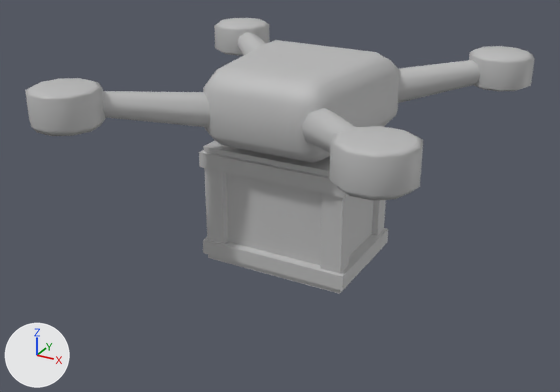
Before and after pictures for a commit that changed the FBX model Assets/RandyAssets/Drone/Drone.fbx.
Rendered twice from a 50 mm camera at (0.821, -1.581, 0.714) aimed at (-0.031, -0.033, -0.06). Lighting does not change. The marker at lower left points along +X, +Y and +Z. Where no turn or scale is listed for an object, it has been applied to the vertices.

Before the edit, the objects in view are built like this:
```python
me_mesh = bpy.data.meshes.new('Mesh')
me_mesh.from_pydata(...)  # 384 vertices, 444 faces; spans x -0.468..0.459, y -0.48..0.458, z -0.226..0.284
me_mesh.materials.append(mat_lambert1)  # grey #bcbcbc
ob_drone = bpy.data.objects.new('Drone', me_mesh)
ob_drone.location = (0.0, 0.0, 0.0)
```
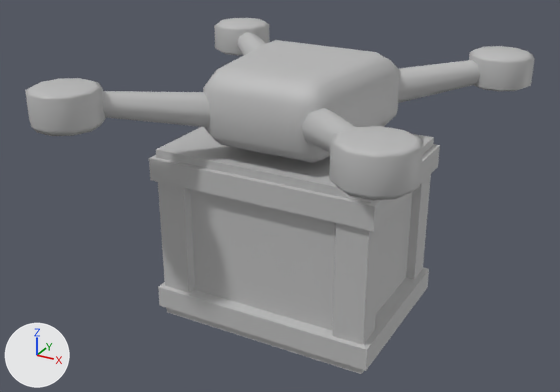
Location of each change, (x1, y1, x2, y2) in pixels of the pictures (560 x 392 px; the box of a moved part takes in the faces that stretch with it):
'Drone', reshaped (29% taller): before (25, 18, 535, 294); after (25, 18, 535, 374)
part 1 of me_mesh, moved or reshaped: before (199, 141, 388, 294); after (149, 127, 440, 374)

What the commit changed:
me_mesh has 384 vertices, 444 faces and spans x -0.468..0.459, y -0.48..0.458, z -0.226..0.284.
me_mesh is used by ob_drone; location (0.0, 0.0, 0.0).
me_mesh part 1: the loose piece of 88 vertices spanning x -0.193..0.193, y -0.141..0.141, z -0.226..0.076 is scaled about its middle by 1.5, then moved by (0.0, 0.0, -0.078).
